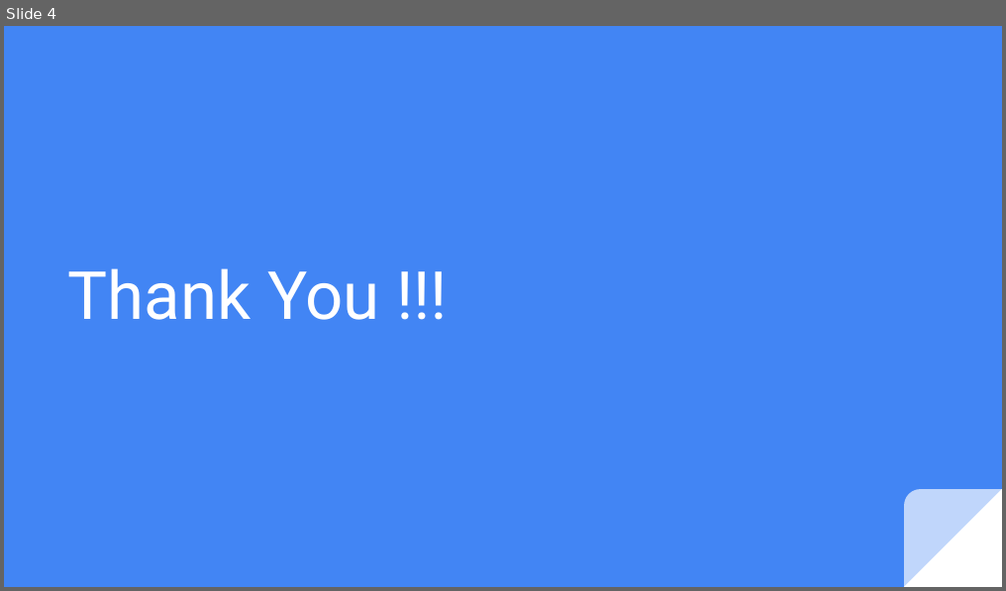
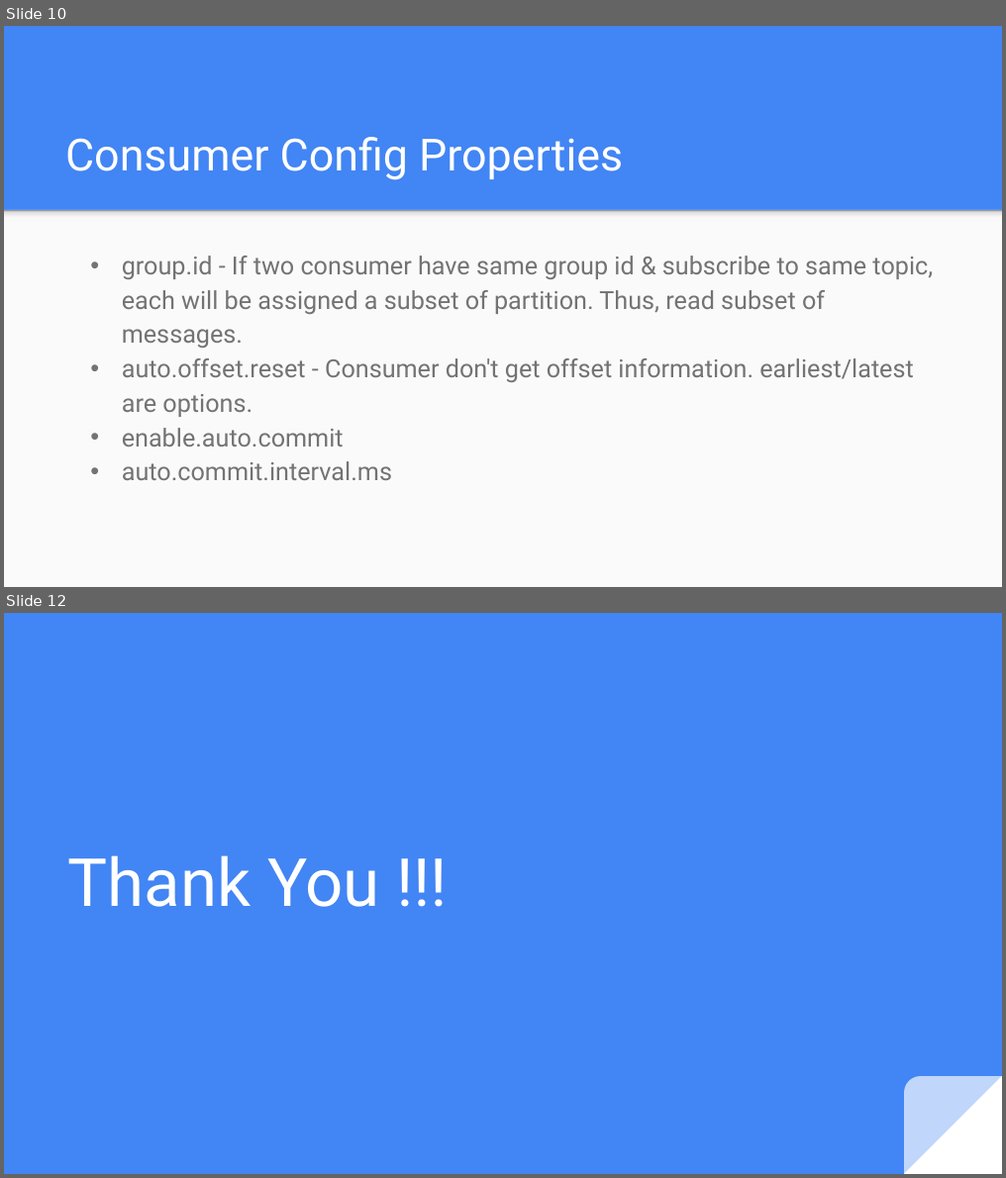
Before and after one commit to edyoda/kafka-cassandra-tutorial, a slide deck: Introduction to Kafka.pptx. Shown one above the other, each under a label of ours: slide 4 before the commit, slides 10 and 12 after it; the slides between them are not shown. The pictures are 1006x591 and 1006x1178 pixels, drawn with LibreOffice and Linux fonts; fonts in the diff are those of the drawing. Boxes give left, top, right and bottom in pixels: in the first picture for what was removed or moved away, otherwise in the second. Text is boxed around its words. In the diff, an @@ line names an element or a change of style, - is before the commit and + after.

```diff
--- a/Introduction to Kafka.pptx
+++ b/Introduction to Kafka.pptx
@@ slide 10 added at <box>4,26,1002,587</box>, background #4285F4 @@
@@ title added at <box>65,137,623,180</box>, 32 pt, text #FFFFFF @@
+Consumer Config Properties
@@ rectangle added at <box>4,209,1002,586</box>, fill #FAFAFA @@
@@ rectangle added at <box>4,209,1002,222</box>, fill gradient #F9F9F9 to #DEDEDE to #999999 @@
@@ text added at <box>122,256,933,480</box>, 18 pt, text #737373 @@
+• group.id - If two consumer have same group id & subscribe to same topic, each will be assigned a subset of partition. Thus, read subset of messages.
+• auto.offset.reset - Consumer don't get offset information. earliest/latest are options.
+• enable.auto.commit
+• auto.commit.interval.ms
@@ what was slide 4 is now slide 12 @@
```
Also in this commit, not shown: 2 slides changed, 8 other slides added, 1 slide removed, 3 other files.
